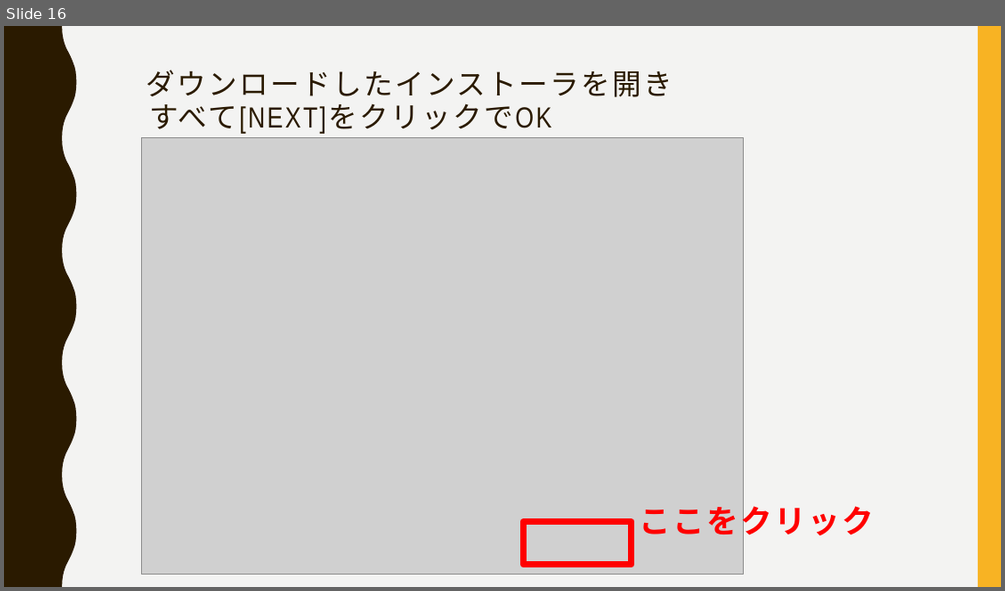
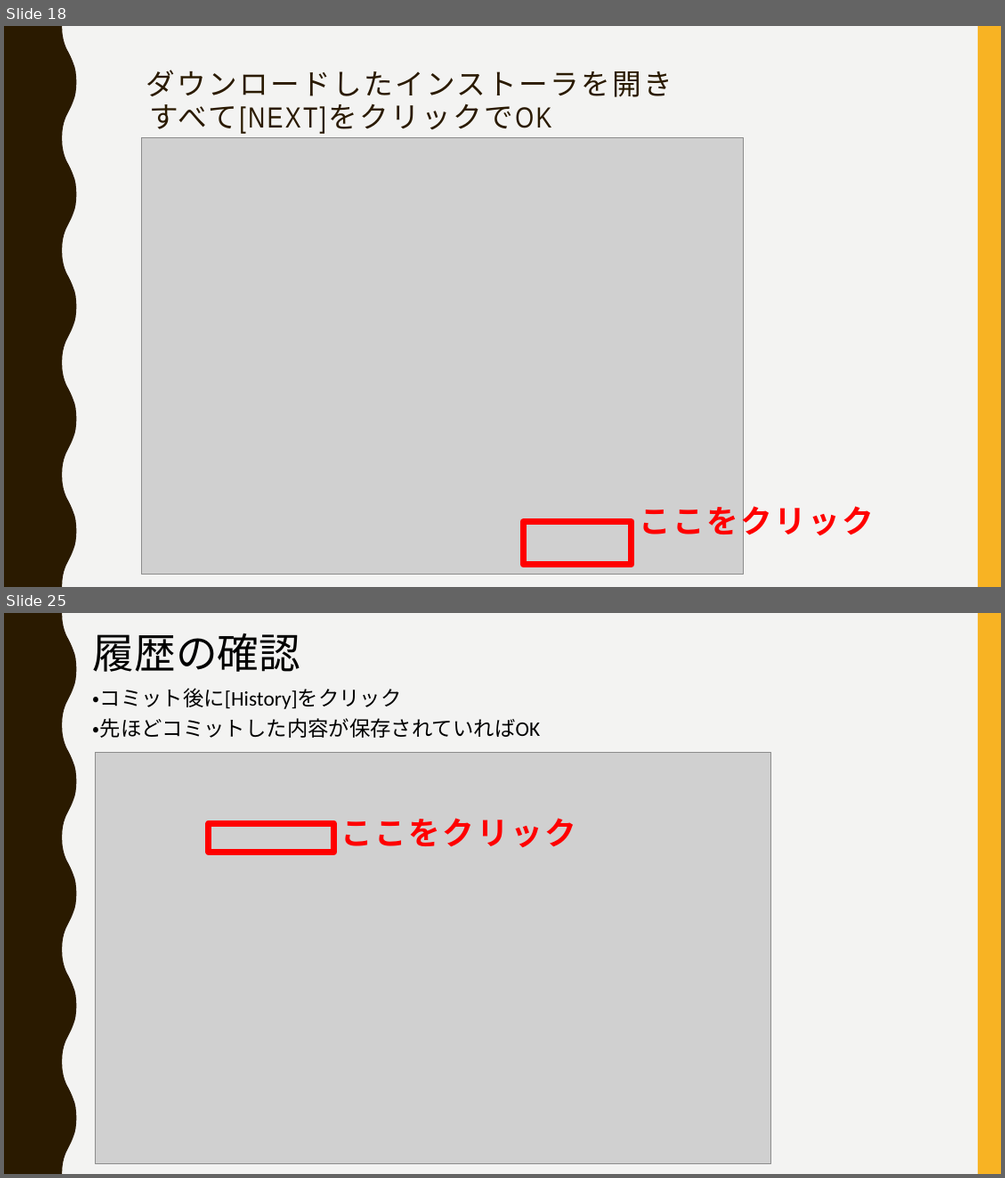
Before and after one commit to FIY24554/git_test, a slide deck: gitについて_加藤.pptx. Shown one above the other, each under a label of ours: slide 16 before the commit, slides 18 and 25 after it; the slides between them are not shown. The pictures are 1005x591 and 1005x1178 pixels, drawn with LibreOffice and Linux fonts; fonts in the diff are those of the drawing; grey boxes stand for pictures. Boxes give left, top, right and bottom in pixels: in the first picture for what was removed or moved away, otherwise in the second. Text is boxed around its words. In the diff, an @@ line names an element or a change of style, - is before the commit and + after.

```diff
--- a/gitについて_加藤.pptx
+++ b/gitについて_加藤.pptx
@@ slide 25 added at (4,613,1001,1174), background #F3F3F2; not listed: 2 template elements that a slide beside it also shows @@
@@ text added at (93,633,300,672), 40 pt, text #000000 @@
+履歴の確認
@@ text added at (93,688,402,709), 20 pt, text #000000 @@
+・コミット後に[History]をクリック
@@ text added at (93,718,540,738), 20 pt, text #000000 @@
+・先ほどコミットした内容が保存されていればOK
@@ picture added at (96,752,771,1163) @@
@@ rectangle added at (209,823,334,852), outline #FF0000 6 pt @@
@@ text added at (341,818,576,847), 30.6 pt, text #FF0000, bold @@
+ここをクリック
@@ what was slide 16 is now slide 18 @@
```
Also in this commit, not shown: 1 slide changed, 14 other slides added.
